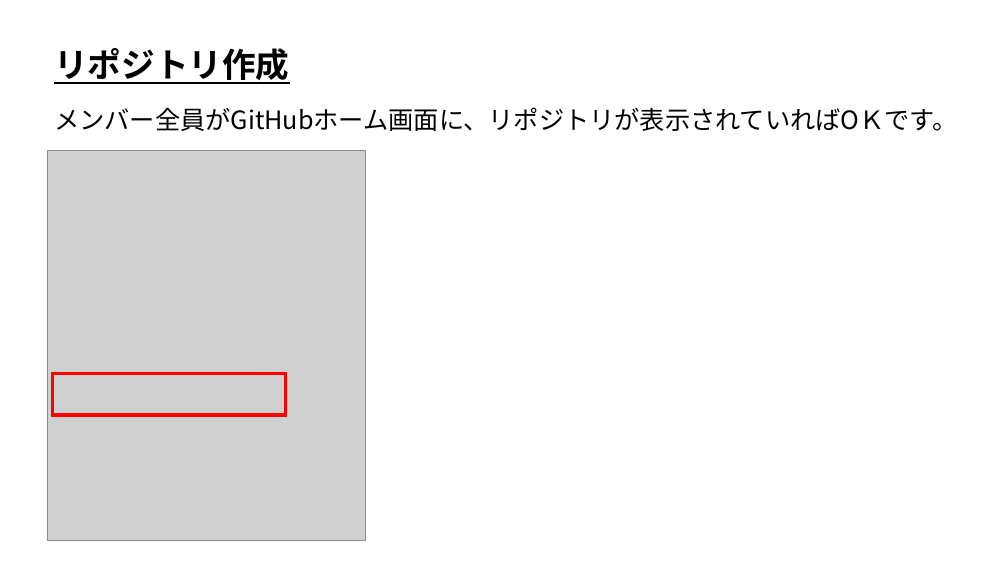
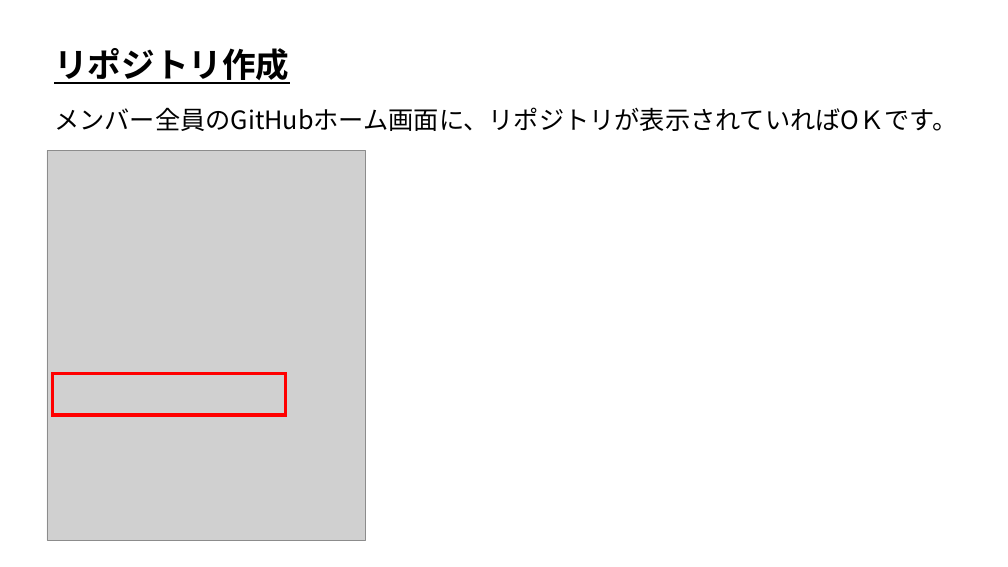
Before and after one commit to ArakiYusuke-Ohara/Textbook, a slide deck: slide 8 of ゲーム科1年/01_後期/ゲーム制作実習Ⅰ/バージョン管理/02_リポジトリ作成.pptx (slide 7 before the commit). Drawn at 1008x567 pixels with LibreOffice and Linux fonts; fonts in the diff are those of the drawing; grey boxes stand for pictures. Boxes give left, top, right and bottom in pixels: in the first picture for what was removed or moved away, otherwise in the second. Text is boxed around its words. In the diff, an @@ line names an element or a change of style, - is before the commit and + after.

Commit message:
Githubバージョン管理作成

```diff
--- a/ゲーム科1年/01_後期/ゲーム制作実習Ⅰ/バージョン管理/02_リポジトリ作成.pptx
+++ b/ゲーム科1年/01_後期/ゲーム制作実習Ⅰ/バージョン管理/02_リポジトリ作成.pptx
@@ text at <box>54,107,957,131</box>: text changed @@
-メンバー全員がGitHubホーム画面に、リポジトリが表示されていればOＫです。
+メンバー全員のGitHubホーム画面に、リポジトリが表示されていればOＫです。
```
Also in this commit, not shown: 2 other slides changed, 1 slide added, 53 other files.
